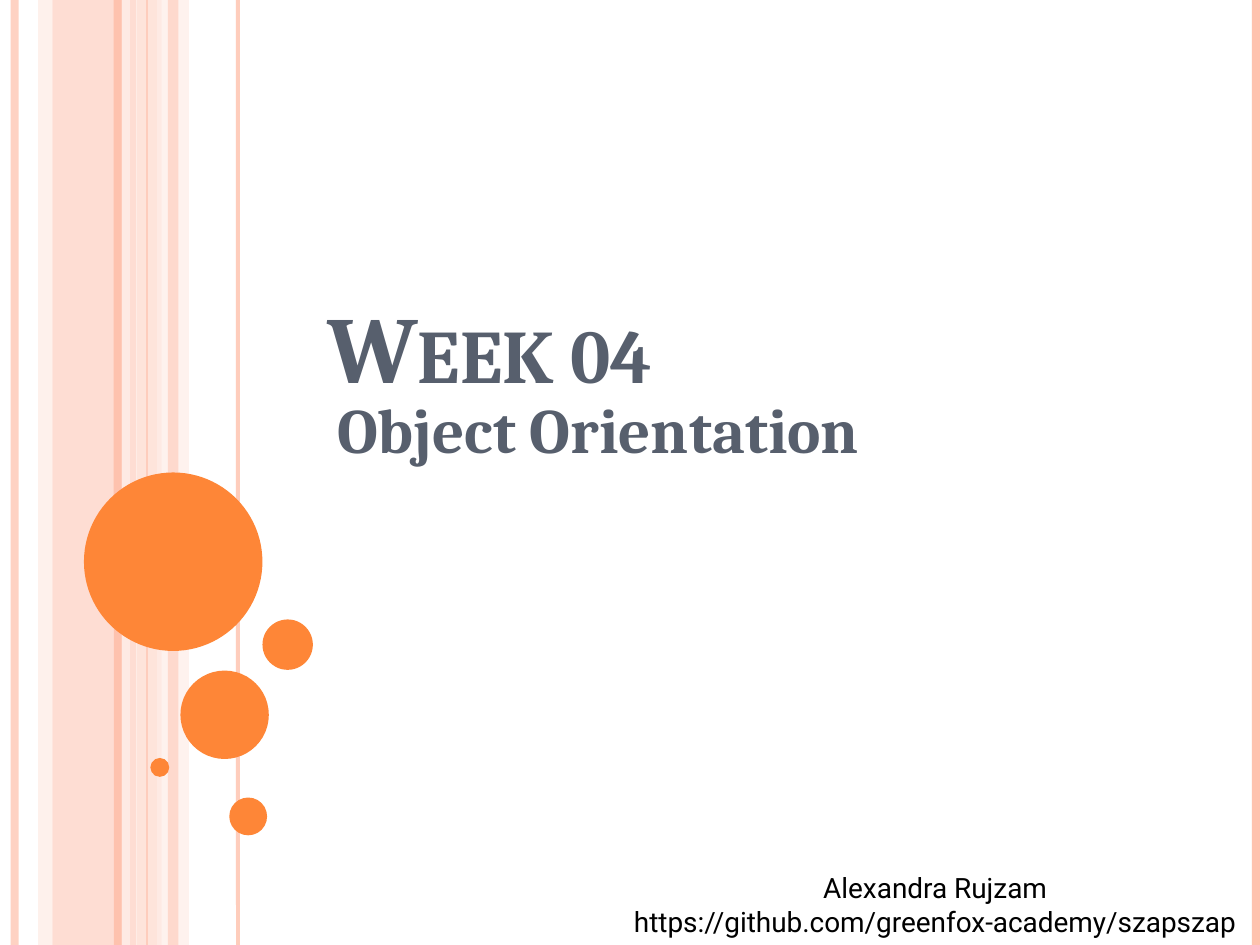
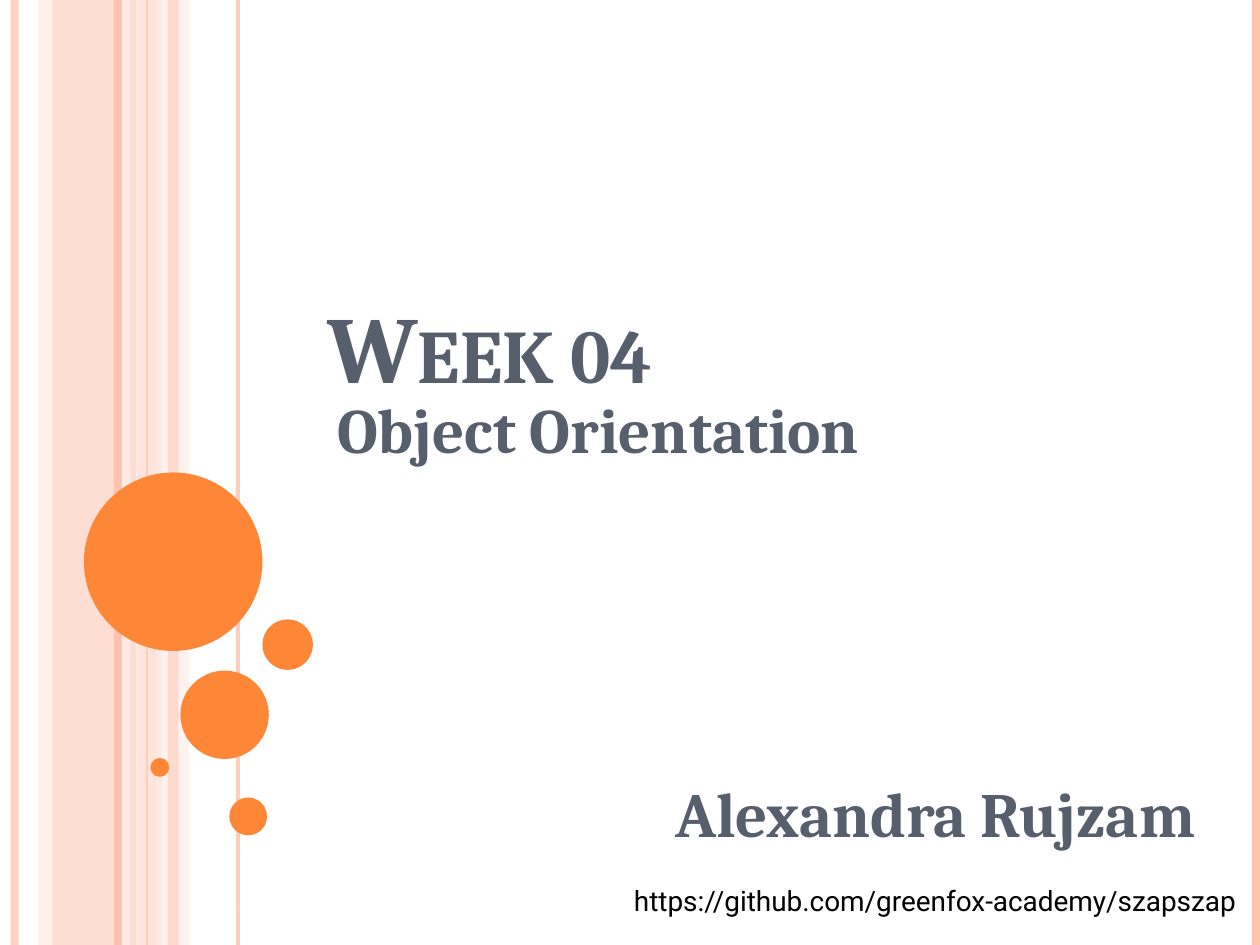
Before and after one commit to green-fox-academy/szapszap, a slide deck: slide 1 of Week04/day-05/Demo.pptx. Drawn at 1260x945 pixels with LibreOffice and Linux fonts; fonts in the diff are those of the drawing. Boxes give left, top, right and bottom in pixels: in the first picture for what was removed or moved away, otherwise in the second. Text is boxed around its words. In the diff, an @@ line names an element or a change of style, - is before the commit and + after.

```diff
--- a/Week04/day-05/Demo.pptx
+++ b/Week04/day-05/Demo.pptx
@@ text "Alexandra Rujzam https://github.com/greenfox-academy/szapsza ...": place and size @@
-text "Alexandra Rujzam https://github.com/greenfox-academy/szapsza ..." at box(634, 877, 1236, 938)
+text "Alexandra Rujzam https://github.com/greenfox-academy/szapsza ..." at box(634, 793, 1236, 917)
@@ text "Alexandra Rujzam https://github.com/greenfox-academy/szapsza ..." at box(634, 793, 1236, 917): size 16 to 36 pt, font Roboto to Cambria, text colour #000000 to #575F6D, bold on in "Alexandra Rujzam" @@
```
Also in this commit, not shown: 1 other slide changed, 2 slides added, 1 slide removed, 16 other files.
